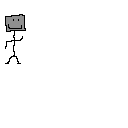
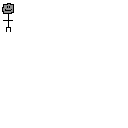
Layer changes from the first 128 x 128 image to the second:
renamed "Background" to "corpsebot.png", painted on it over [2, 3, 26, 64]
